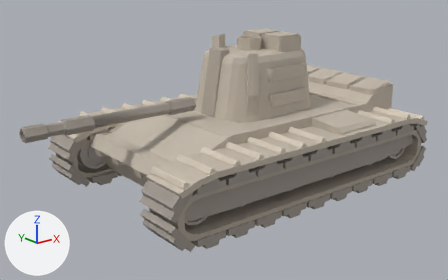
A saved change to the OBJ model model/tank2/Tank2.obj.
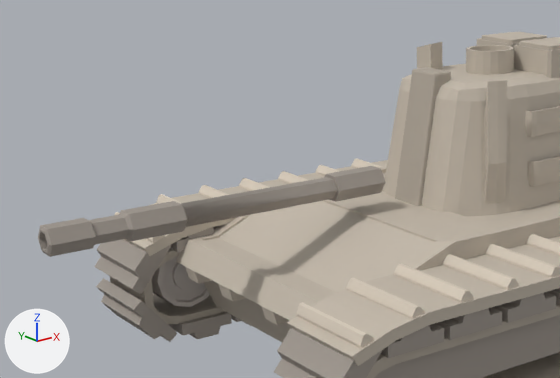
Old and new are each drawn whole from a 50 mm lens placed at (-17.96, -21.06, 10.38), pointed at (-1.45, -0.41, 2.12) and again close up on the part from 0% to 64% of the width and 5% to 73% of the height. Every picture has the same lights, and +X, +Y and +Z are marked at lower left. The older version's two pictures come first. Where no turn or scale is listed for an object, it has been applied to the vertices. Vertices at exactly the same position are counted once.

Before the edit, the objects in view are built like this:
```python
me_tank_body_p1 = bpy.data.meshes.new('Tank_body_p1')
me_tank_body_p1.from_pydata(...)  # 374 vertices, 696 faces; spans x -7.02..7.2, y -4.98..5.12, z 0.63..4.1
me_tank_body_p1.materials.append(mat_main)  # light grey #c3b9aa
me_tank_body_p3 = bpy.data.meshes.new('Tank_body_p3')
me_tank_body_p3.from_pydata(...)  # 48 vertices, 88 faces; spans x -6.75..6.71, y -4.68..4.82, z 1.08..2.42
me_tank_body_p3.materials.append(mat_main_details)  # grey #9f978e
me_tank_gun = bpy.data.meshes.new('Tank_Gun')
me_tank_gun.from_pydata(...)  # 78 vertices, 156 faces; spans x -10.31..-2.84, y -0.27..0.41, z 3.63..4.17
me_tank_gun.materials.append(mat_main_details)  # grey #9f978e
ob_tank_body_p1 = bpy.data.objects.new('Tank_body_p1', me_tank_body_p1)
ob_tank_body_p1.location = (0.0, 0.0, 0.0)
ob_tank_body_p3 = bpy.data.objects.new('Tank_body_p3', me_tank_body_p3)
ob_tank_body_p3.location = (0.0, 0.0, 0.0)
ob_tank_gun = bpy.data.objects.new('Tank_Gun', me_tank_gun)
ob_tank_gun.location = (0.0, 0.0, 0.0)
# also in view: 'Tank_body_p2' at (0.08, 0.07, 2.74); 'TrackMesh.R' at (0.0, 4.04, 1.3); 'Tank_Turret_p1' at (-0.69, 0.05, 4.21); 'Tank_Turret_p0' at (0.47, 0.04, 3.8); 'Tank_body_p4' at (-0.02, 0.07, 1.59)
```
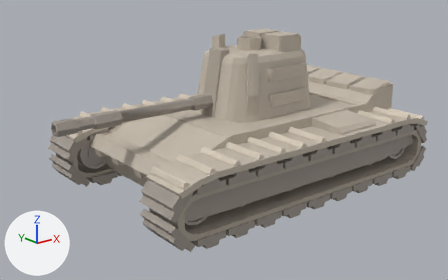
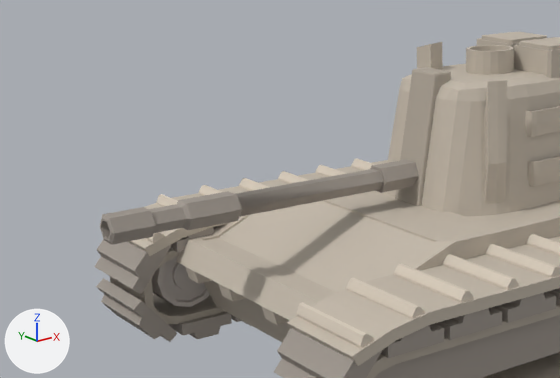
Pixel boxes (x1, y1, x2, y2) of what changed, in the close-ups (560 x 378 px):
'Tank_Gun', moved: before (38, 166, 386, 257); after (100, 160, 419, 245)

What changed in the scene script:
```text
Change me_tank_gun:
    used by ob_tank_gun; location = (0.0, 0.0, 0.0)
    remove me_tank_gun.from_pydata(...)  # 78 vertices, 156 faces; spans x -10.31..-2.84, y -0.27..0.41, z 3.63..4.17
    add me_tank_gun.from_pydata(...)  # 78 vertices, 156 faces; spans x -9.11..-1.64, y -0.27..0.41, z 3.63..4.17
    me_tank_gun part 1: the whole mesh is moved by (1.2, 0.0, 0.0)
```
